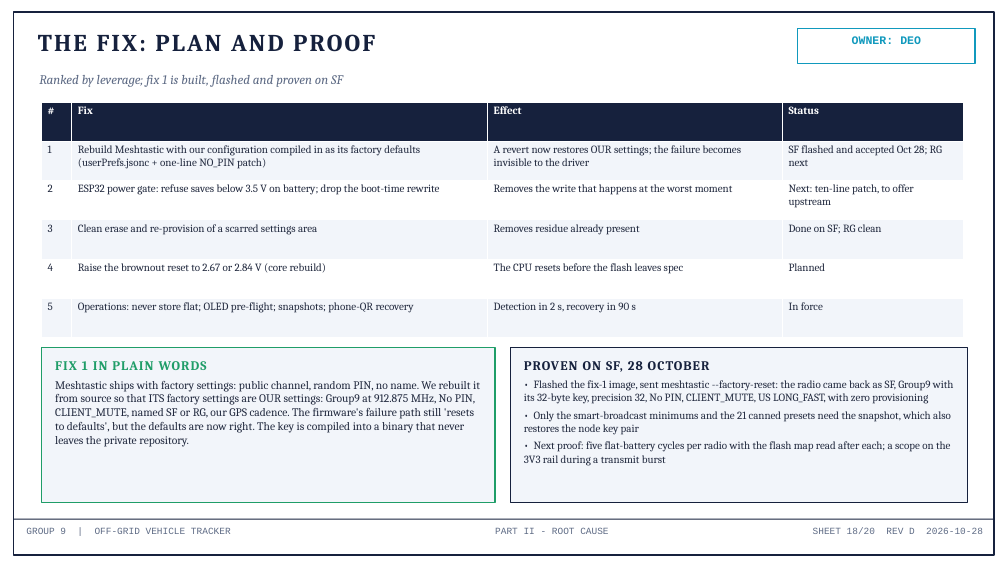
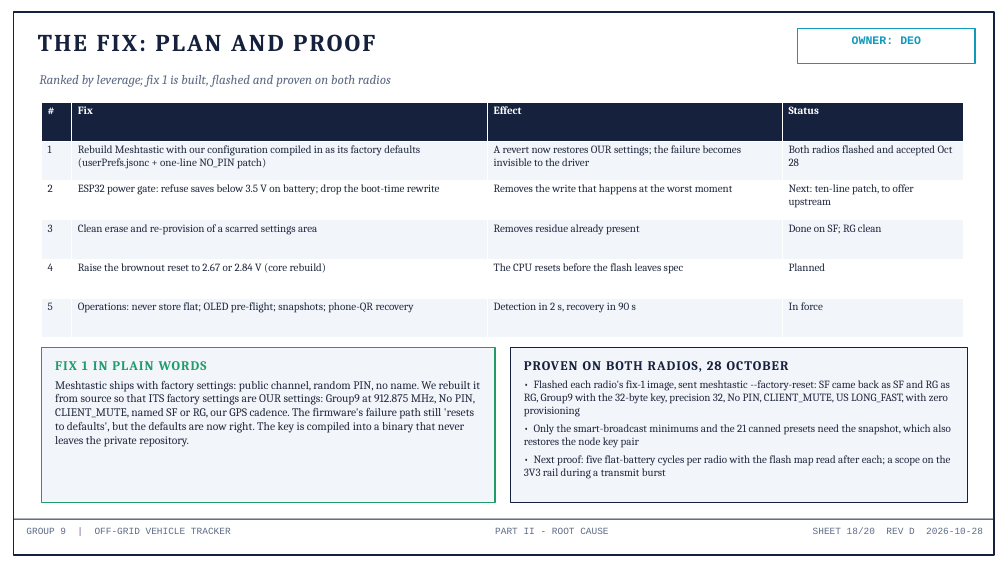
Before and after one commit to deosgracius/offgrid-vehicle-tracker, a slide deck: slide 18 of docs/presentations/Group9_Presentation.pptx. Drawn at 1008x567 pixels with LibreOffice and Linux fonts; fonts in the diff are those of the drawing. Boxes give left, top, right and bottom in pixels: in the first picture for what was removed or moved away, otherwise in the second. Text is boxed around its words. In the diff, an @@ line names an element or a change of style, - is before the commit and + after.

```diff
--- a/docs/presentations/Group9_Presentation.pptx
+++ b/docs/presentations/Group9_Presentation.pptx
@@ text at (39, 75, 391, 87): text changed @@
-Ranked by leverage; fix 1 is built, flashed and proven on SF
+Ranked by leverage; fix 1 is built, flashed and proven on both radios
@@ table at (42, 102, 964, 338) @@
-row 2, column 4: SF flashed and accepted Oct 28; RG next
+row 2, column 4: Both radios flashed and accepted Oct 28
@@ text at (524, 361, 950, 417): text changed @@
-PROVEN ON SF, 28 OCTOBER
-• Flashed the fix-1 image, sent meshtastic --factory-reset: the radio came back as SF, Group9 with its 32-byte key, precision 32, No PIN, CLIENT_MUTE, US LONG_FAST, with zero provisioning
+PROVEN ON BOTH RADIOS, 28 OCTOBER
+• Flashed each radio's fix-1 image, sent meshtastic --factory-reset: SF came back as SF and RG as RG, Group9 with the 32-byte key, precision 32, No PIN, CLIENT_MUTE, US LONG_FAST, with zero provisioning
```
Also in this commit, not shown: 1 other slide changed, 3 other files.
